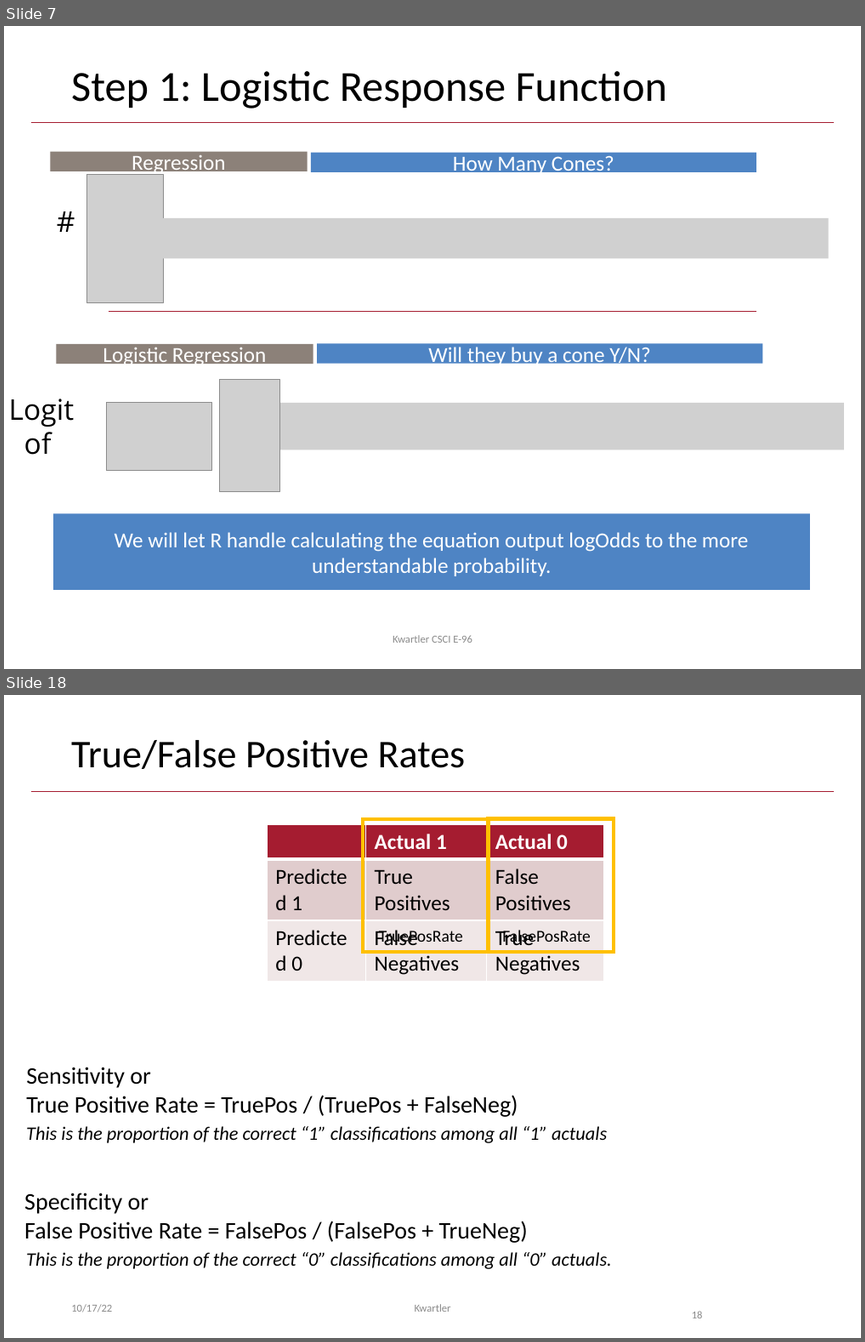
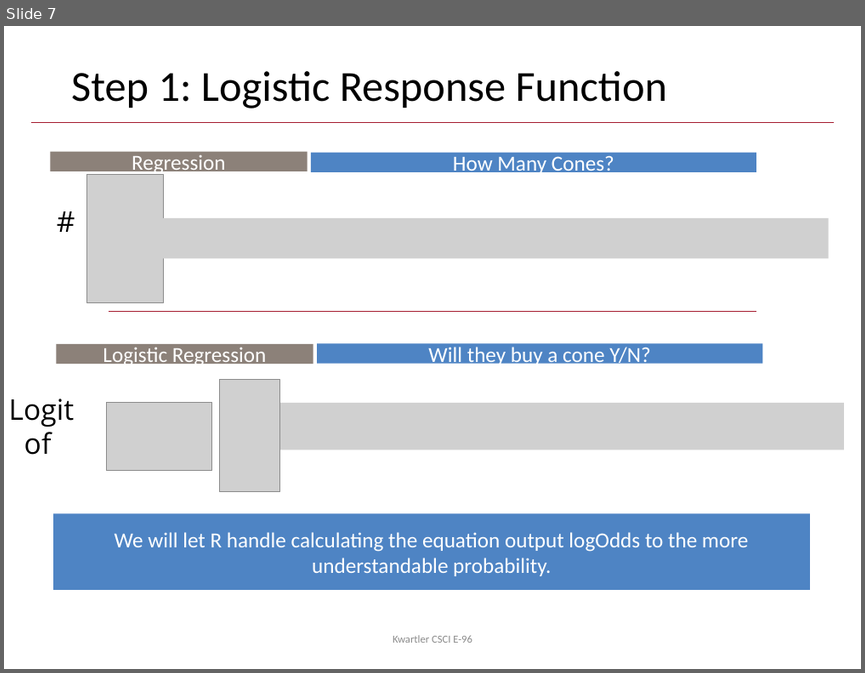
Before and after one commit to kwartler/Hult_Visualizing-Analyzing-Data-with-R, a slide deck: DD1/E_Mar9/B_LogReg.pptx. Shown one above the other, each under a label of ours: slides 7 and 18 before the commit, slide 7 after it; the slides between them are not shown. The pictures are 865x1342 and 865x673 pixels, drawn with LibreOffice and Linux fonts; fonts in the diff are those of the drawing; grey boxes stand for pictures; background and template pictures are left out. Boxes give left, top, right and bottom in pixels: in the first picture for what was removed or moved away, otherwise in the second. Text is boxed around its words. In the diff, an @@ line names an element or a change of style, - is before the commit and + after.

```diff
--- a/DD1/E_Mar9/B_LogReg.pptx
+++ b/DD1/E_Mar9/B_LogReg.pptx
@@ slide 18 removed at (4,695,861,1338), background #FFFFFF; not listed: 1 template element that a slide beside it also shows @@
@@ title removed at (71,740,466,769) @@
-True/False Positive Rates
@@ rectangle removed at (363,819,489,952) @@
@@ rectangle removed at (488,818,614,951) @@
@@ table removed at (267,824,604,978), 3 rows, 3 columns @@
- | Actual 1 | Actual 0
-Predicted 1 | True Positives | False Positives
-Predicted 0 | False Negatives | True Negatives
@@ text removed at (379,930,463,945) @@
-TruePosRate
@@ text removed at (502,930,590,945) @@
-FalsePosRate
@@ text removed at (26,1066,518,1117) @@
-Sensitivity or
-True Positive Rate = TruePos / (TruePos + FalseNeg)
@@ text removed at (26,1126,607,1143) @@
-This is the proportion of the correct “1” classifications among all “1” actuals
@@ text removed at (24,1192,528,1242) @@
-Specificity or
-False Positive Rate = FalsePos / (FalsePos + TrueNeg)
@@ text removed at (26,1252,612,1269) @@
-This is the proportion of the correct “0” classifications among all “0” actuals.
@@ text removed at (71,1304,112,1312) @@
-10/17/22
@@ text removed at (415,1304,451,1311) @@
-Kwartler
@@ page number removed at (692,1310,703,1318) @@
-18
```
Also in this commit, not shown: 15 slides changed, 1 slide added, 5 other slides removed, 1 other file.
